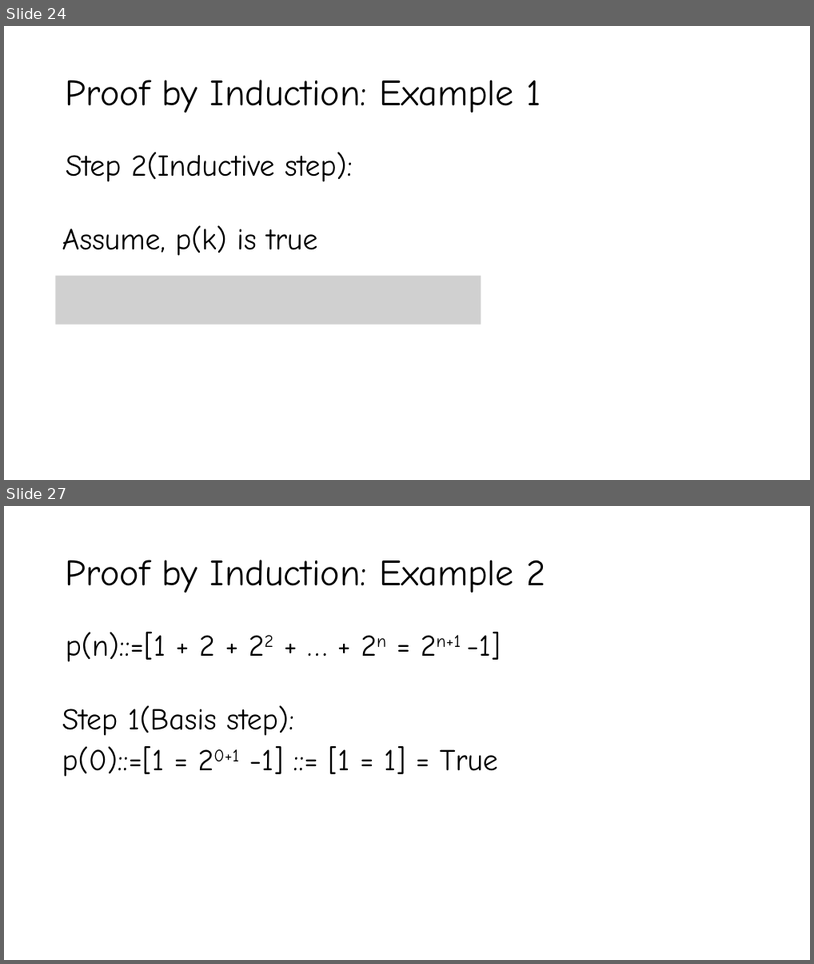
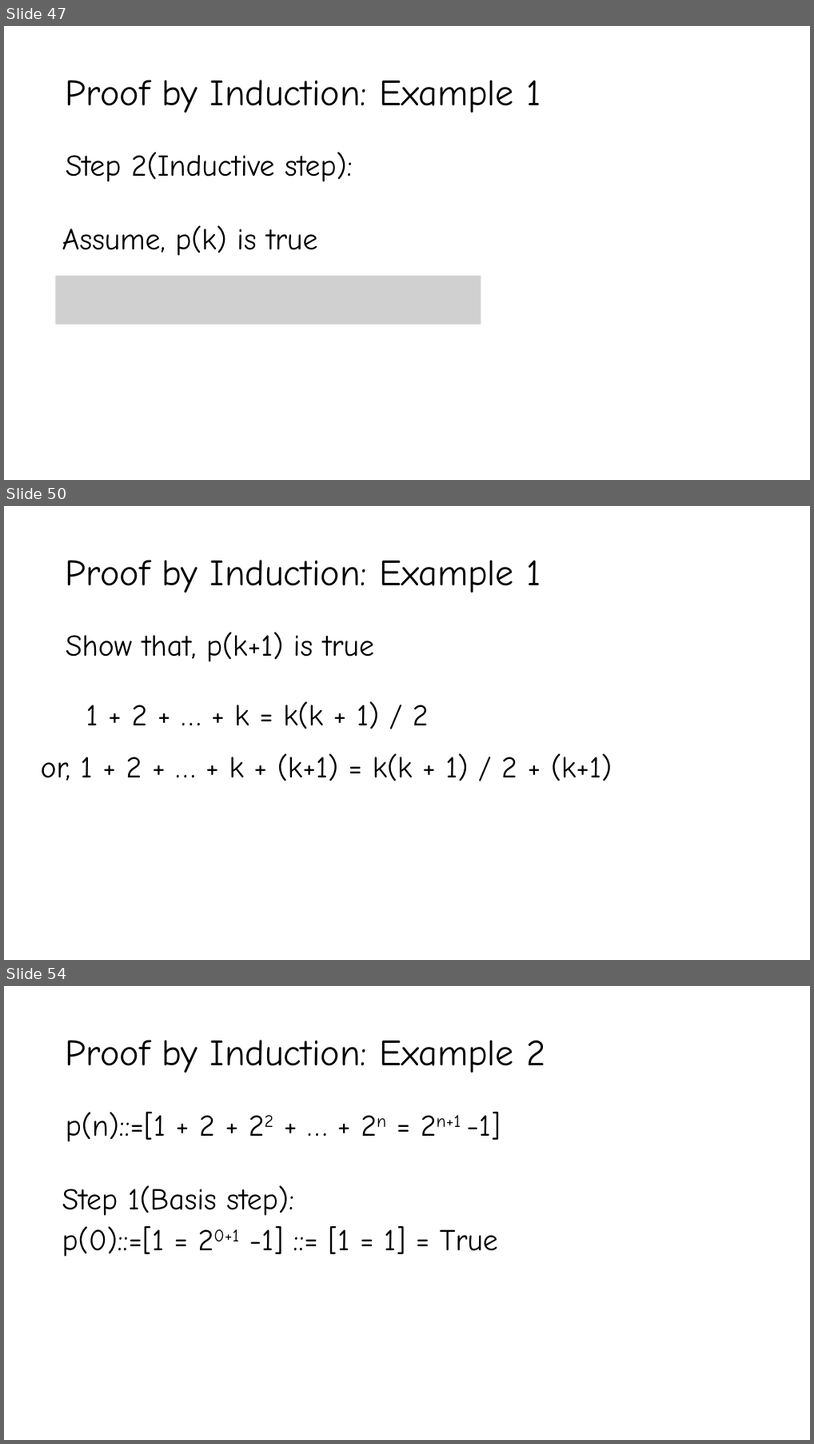
Before and after one commit to YeasirRayhanPrince/yeasirrayhanprince.github.io, a slide deck: cse106/slides/Lecture3.pptx. Shown one above the other, each under a label of ours: slides 24 and 27 before the commit, slides 47, 50 and 54 after it; the slides between them are not shown. The pictures are 814x964 and 814x1444 pixels, drawn with LibreOffice and Linux fonts; fonts in the diff are those of the drawing; grey boxes stand for pictures. Boxes give left, top, right and bottom in pixels: in the first picture for what was removed or moved away, otherwise in the second. Text is boxed around its words. In the diff, an @@ line names an element or a change of style, - is before the commit and + after.

```diff
--- a/cse106/slides/Lecture3.pptx
+++ b/cse106/slides/Lecture3.pptx
@@ slide 50 added at (4,506,810,960), background #FFFFFF @@
@@ title added at (66,560,541,592), 44 pt, text #000000 @@
+Proof by Induction: Example 1
@@ text added at (66,632,374,662), 36 pt, text #000000 @@
+Show that, p(k+1) is true
@@ text added at (86,701,429,728), 36 pt, text #000000 @@
+1 + 2 + … + k = k(k + 1) / 2
@@ text added at (41,753,612,780), 36 pt, text #000000 @@
+or, 1 + 2 + … + k + (k+1) = k(k + 1) / 2 + (k+1)
@@ what was slide 24 is now slide 47 @@
@@ what was slide 27 is now slide 54 @@
```
Also in this commit, not shown: 2 slides changed, 26 other slides added, 6 other files.
